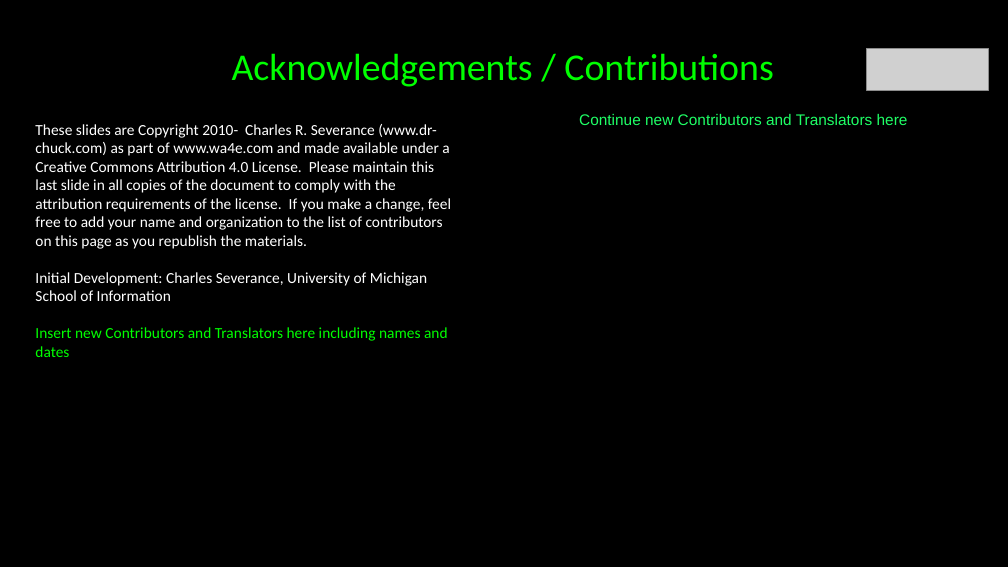
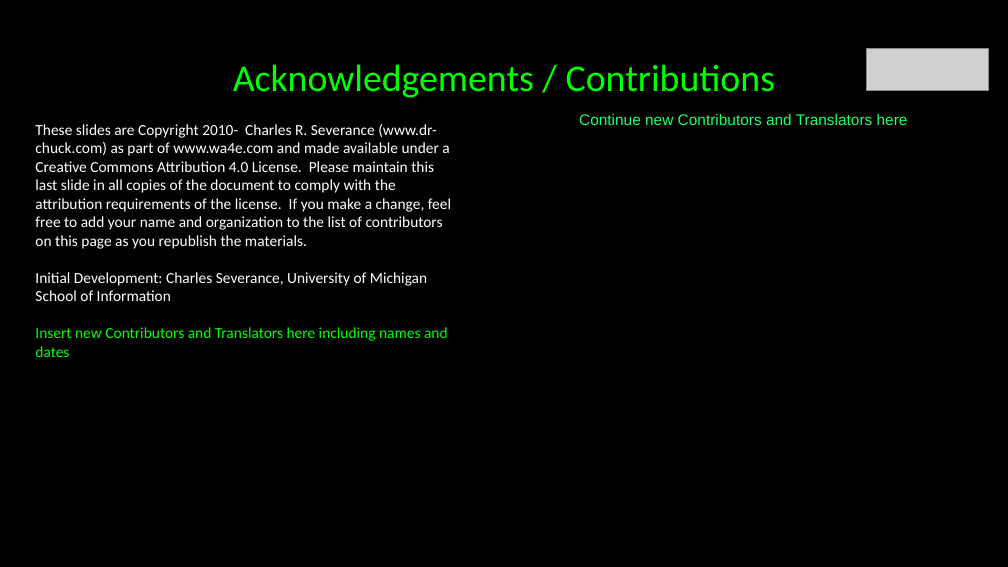
Before and after one commit to csev/wa4e, a slide deck: slide 30 of lectures/Web-02-CSS.ppt (slide 35 before the commit). Drawn at 1008x567 pixels with LibreOffice and Linux fonts; fonts in the diff are those of the drawing; grey boxes stand for pictures. Boxes give left, top, right and bottom in pixels: in the first picture for what was removed or moved away, otherwise in the second. Text is boxed around its words. In the diff, an @@ line names an element or a change of style, - is before the commit and + after.

```diff
--- a/lectures/Web-02-CSS.ppt
+++ b/lectures/Web-02-CSS.ppt
@@ title "Acknowledgements / Contributions": place and size @@
-title "Acknowledgements / Contributions" at (232,53,773,87)
+title "Acknowledgements / Contributions" at (233,64,775,98)
```
Also in this commit, not shown: 2 other slides changed, 27 slides added, 32 slides removed, 3 other files.
